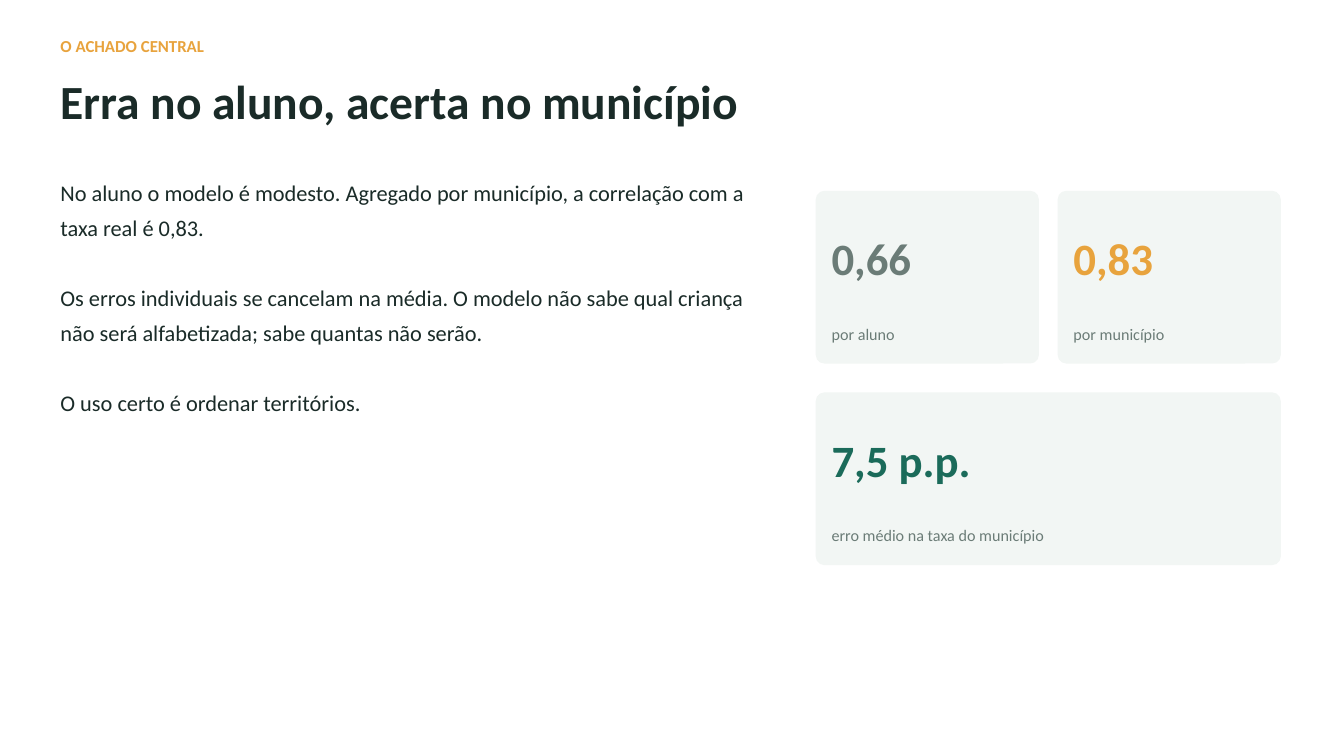
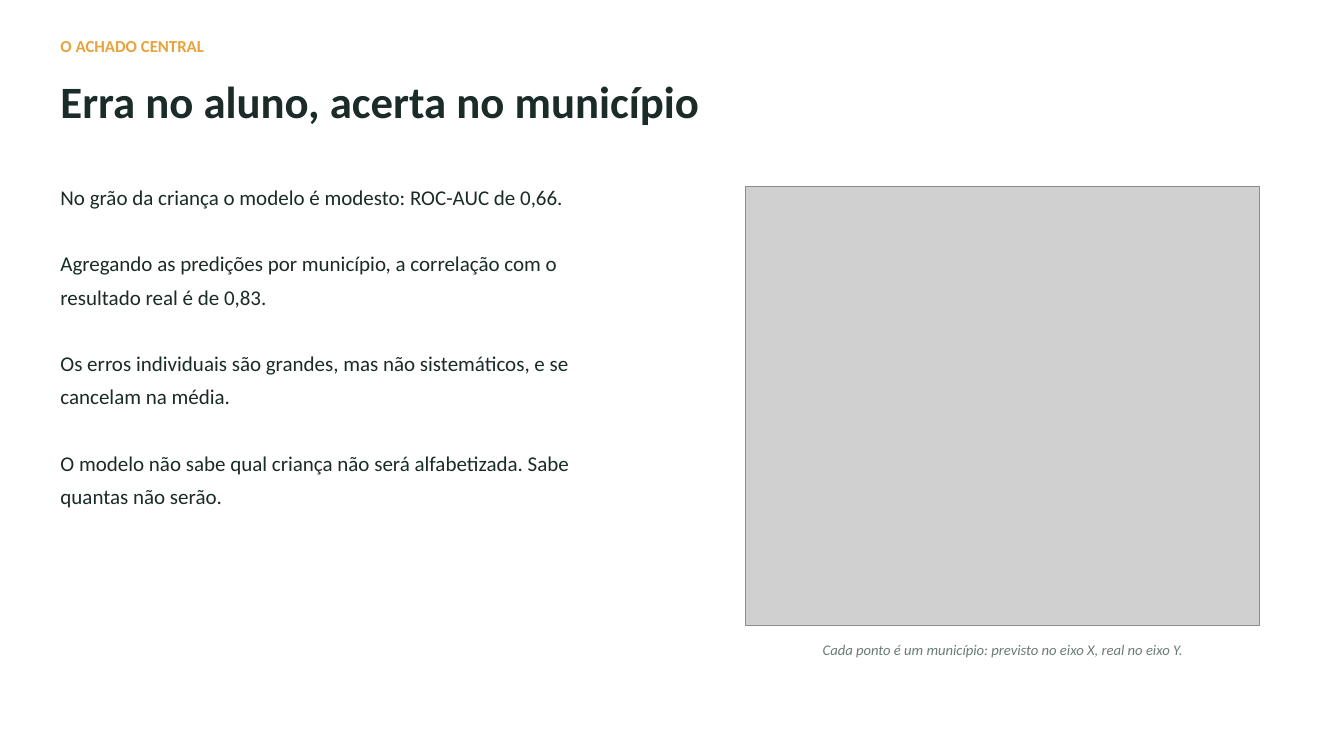
Before and after one commit to tcarvalhodiniz/tech-challenge-fase3, a slide deck: slide 7 of docs/apresentacao.pptx (slide 8 before the commit). Drawn at 1344x756 pixels with LibreOffice and Linux fonts; fonts in the diff are those of the drawing; grey boxes stand for pictures. Boxes give left, top, right and bottom in pixels: in the first picture for what was removed or moved away, otherwise in the second. Text is boxed around its words. In the diff, an @@ line names an element or a change of style, - is before the commit and + after.

Commit message:
Apresentação reconstruída com gráficos
A versão anterior era toda texto e cartões de número, sem nenhum gráfico, o que
destoa de um projeto de ciência de dados. As dezessete figuras geradas ao longo
do trabalho estavam paradas na pasta images.

Cinco slides passam a ter gráfico: o histograma que mostra as classes se
separando no corte de 743, as barras comparando indicador oficial e população
testada por região, a curva de aprendizado plana, a dispersão da predição
agregada por município e as barras de importância das variáveis. O texto de cada
um encolheu para dar espaço, já que o gráfico passa a carregar a explicação.

Os slides sobre ausência e sobre o retrato regional foram unidos, porque tratam
da mesma descoberta. O slide de modelagem foi reescrito: antes dizia que um
critério reprovou sem explicar qual era nem por que não foi atingido.

Entra um slide de conclusão reunindo as cinco perguntas de negócio do enunciado,
que antes estavam respondidas em pontos espalhados da apresentação.

O slide de vazamento passa a nomear as quatro colunas excluídas, e o de escopo
registra que uma nova camada Gold foi construída no grão de aluno.

De doze para onze slides, com o corpo de texto em no máximo 54 palavras.

```diff
--- a/docs/apresentacao.pptx
+++ b/docs/apresentacao.pptx
@@ text "Erra no aluno, acerta no ..." at [60, 86, 699, 125]: size 34 to 32 pt @@
@@ text at [60, 190, 569, 508]: text changed; size 16 to 15 pt @@
-No aluno o modelo é modesto. Agregado por município, a correlação com a taxa real é 0,83.
-Os erros individuais se cancelam na média. O modelo não sabe qual criança não será alfabetizada; sabe quantas não serão.
-O uso certo é ordenar territórios.
+No grão da criança o modelo é modesto: ROC-AUC de 0,66.
+Agregando as predições por município, a correlação com o resultado real é de 0,83.
+Os erros individuais são grandes, mas não sistemáticos, e se cancelam na média.
+O modelo não sabe qual criança não será alfabetizada. Sabe quantas não serão.
@@ picture added at [746, 187, 1260, 626] @@
@@ rounded rectangle removed at [817, 192, 1038, 363] @@
@@ rounded rectangle removed at [1059, 192, 1280, 363] @@
@@ text removed at [832, 244, 912, 281] @@
-0,66
@@ text removed at [1073, 244, 1153, 281] @@
-0,83
@@ text removed at [832, 329, 895, 343] @@
-por aluno
@@ text removed at [1073, 329, 1165, 343] @@
-por município
@@ rounded rectangle removed at [817, 393, 1280, 565] @@
@@ text removed at [832, 448, 971, 484] @@
-7,5 p.p.
@@ text removed at [832, 530, 1044, 544] @@
-erro médio na taxa do município
@@ text added at [823, 645, 1182, 658], 10.5 pt, text #6B7C77, italic @@
+Cada ponto é um município: previsto no eixo X, real no eixo Y.
```
Also in this commit, not shown: 4 other slides changed, 4 slides added, 5 slides removed.
